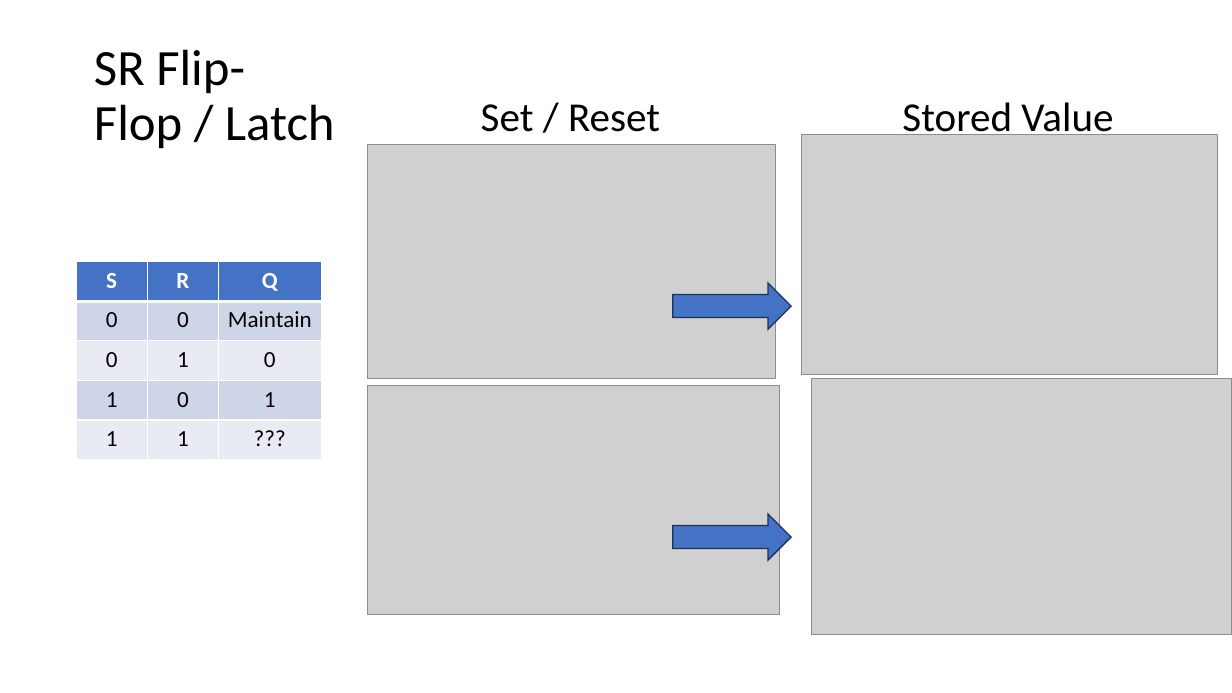
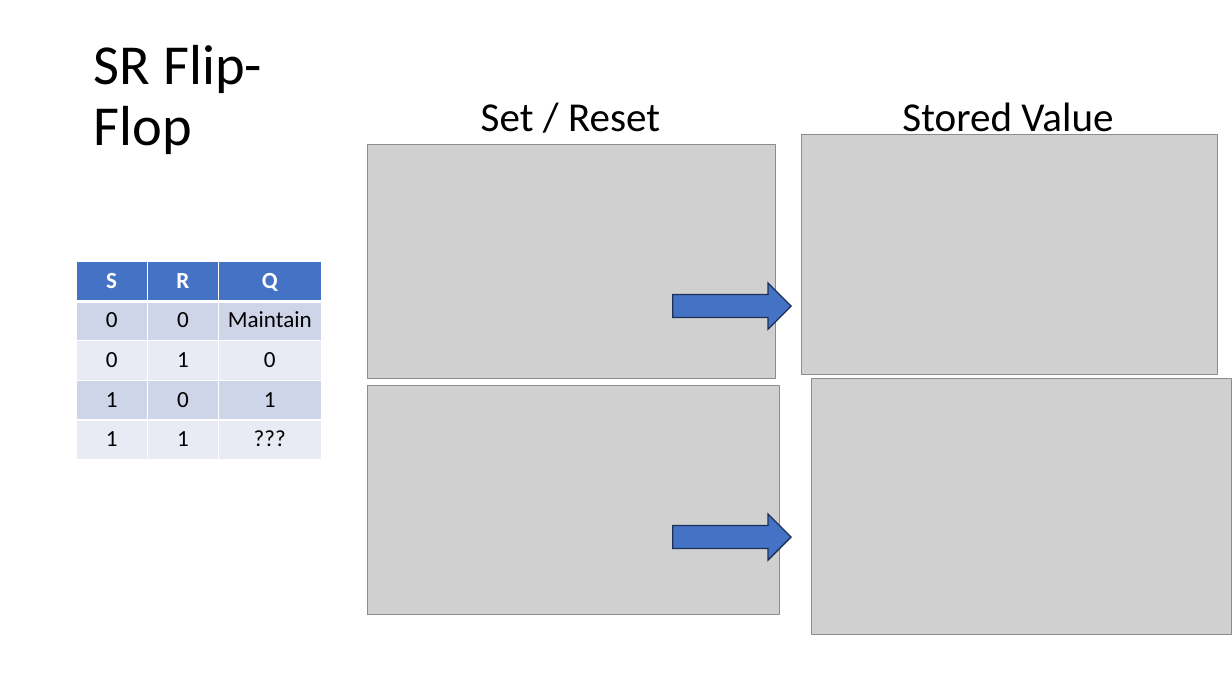
Before and after one commit to csev/ca4e, a slide deck: slide 27 of lectures/04-DigitalLogic.pptx. Drawn at 1232x693 pixels with LibreOffice and Linux fonts; fonts in the diff are those of the drawing; grey boxes stand for pictures. Boxes give left, top, right and bottom in pixels: in the first picture for what was removed or moved away, otherwise in the second. Text is boxed around its words. In the diff, an @@ line names an element or a change of style, - is before the commit and + after.

```diff
--- a/lectures/04-DigitalLogic.pptx
+++ b/lectures/04-DigitalLogic.pptx
@@ title at (94, 44, 262, 154): text changed; size 39.6 to 44 pt @@
-SR Flip-Flop / Latch
+SR Flip-Flop
```
Also in this commit, not shown: 3 other slides changed, 6 other files.
